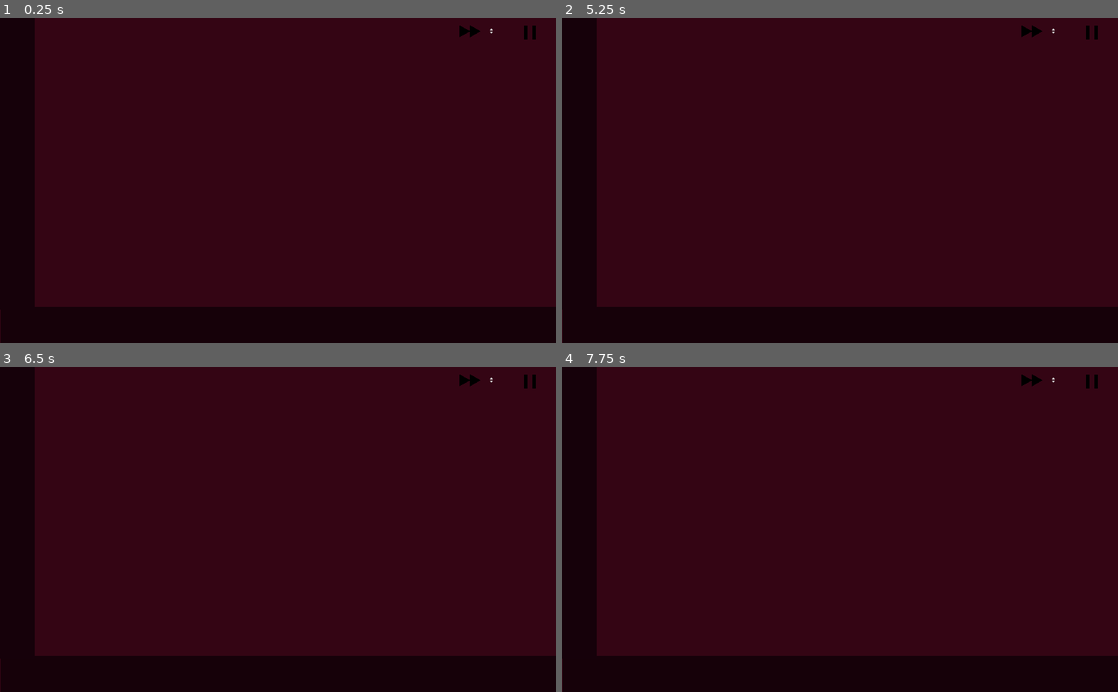
Above: before the commit, frames 1-4 (two rows, left to right).
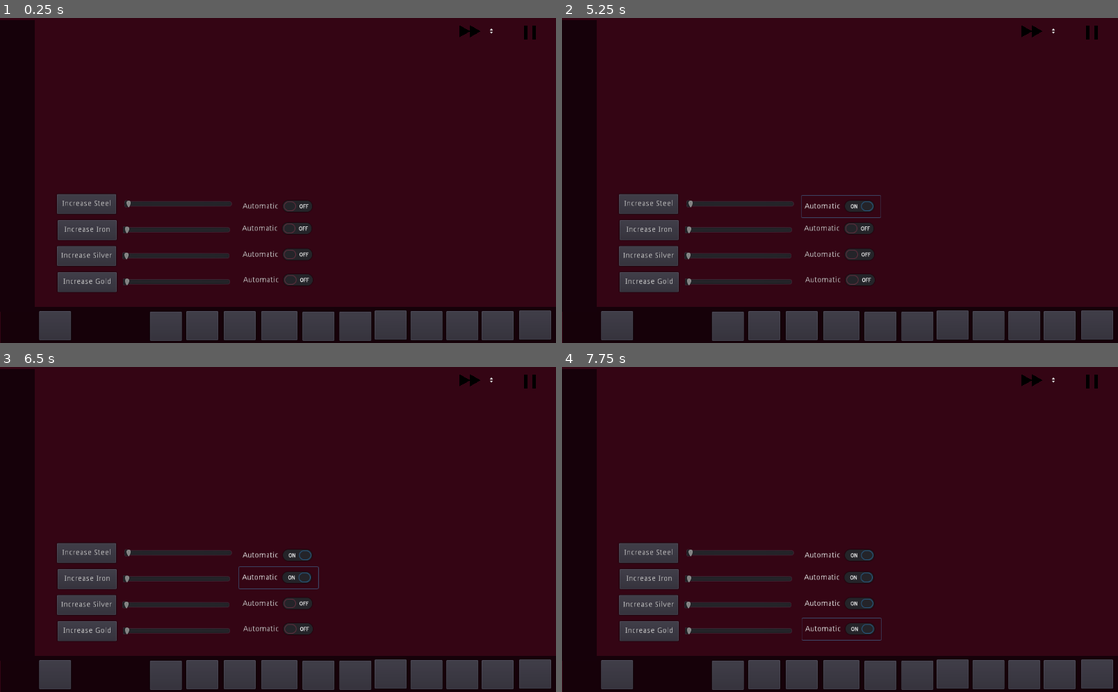
Above: after the commit, the same moments.

Repository: hardBSDk/onion_edge
Game: Godot game, scene res://Scenes/Main.tscn
Two runs of this game, one before a commit and one after it. Both use one fixed random seed, a clock stepped at 60 frames per second and the inputs below.
Inputs (mouse positions are in pixels of both pictures, inside the frame that each line leads up to):
- Up to frame 1 (0.25 s): no input
- Up to frame 2 (5.25 s): click (617, 326) at 0.52 s; click (728, 326) at 1.27 s; click (650, 281) at 2 s, where only the run after the commit has a clickable "Increase Gold"; click (650, 255) at 2.75 s, where only the run after the commit has a clickable "Increase Silver"; click (650, 229) at 3.5 s, where only the run after the commit has a clickable "Increase Iron"; click (650, 203) at 4.25 s, where only the run after the commit has a clickable "Increase Steel"; click (840, 206) at 5 s, where only the run after the commit has a clickable "Automatic"
- Up to frame 3 (6.5 s): click (278, 578) at 5.75 s, where only the run after the commit has a clickable "Automatic"
- Up to frame 4 (7.75 s): click (840, 604) at 6.5 s, where only the run after the commit has a clickable "Automatic"; click (840, 630) at 7.25 s, where only the run after the commit has a clickable "Automatic"

The runs differ from the first frame. In frame 1, 11% of the frame differs, in the area x 0-100%, y 0-100%; in frame 2, 11%; in frame 3, 11%; in frame 4, 11%.

Commit message:
Update Main.tscn
Game UI tabs, options, buttons (WIP)

Diff:
--- a/Scenes/Main.tscn
+++ b/Scenes/Main.tscn
@@ -22,8 +22,9 @@
 color = Color( 0.0901961, 0.00784314, 0.0392157, 1 )
 
 [node name="ColorRect3" type="ColorRect" parent="UI"]
+margin_top = 4.0
 margin_right = 64.0
-margin_bottom = 538.0
+margin_bottom = 542.0
 color = Color( 0.0901961, 0.00784314, 0.0431373, 1 )
 
 [node name="Pause" type="Button" parent="UI"]
@@ -47,3 +48,408 @@
 align = 1
 icon_align = 1
 expand_icon = true
+
+[node name="WorldTab" type="Button" parent="UI"]
+visible = false
+margin_left = 5.0
+margin_top = 538.0
+margin_right = 60.0
+margin_bottom = 593.0
+
+[node name="NationsList" type="ItemList" parent="UI/WorldTab"]
+margin_left = 74.0
+margin_top = -478.0
+margin_right = 528.0
+margin_bottom = -27.0
+
+[node name="NationDetails" type="Panel" parent="UI/WorldTab"]
+margin_left = 542.0
+margin_top = -479.0
+margin_right = 998.0
+margin_bottom = -29.0
+
+[node name="PlayerOverviewTab" type="Button" parent="UI"]
+margin_left = 72.0
+margin_top = 541.0
+margin_right = 131.0
+margin_bottom = 595.0
+
+[node name="PolicyTab" type="Button" parent="UI"]
+visible = false
+margin_left = 139.0
+margin_top = 541.0
+margin_right = 198.0
+margin_bottom = 595.0
+
+[node name="TaxesQuantity" type="HSlider" parent="UI/PolicyTab"]
+margin_left = 64.0
+margin_top = -295.0
+margin_right = 281.0
+margin_bottom = -261.0
+
+[node name="ArmyQuantity" type="HSlider" parent="UI/PolicyTab"]
+margin_left = 67.0
+margin_top = -245.0
+margin_right = 276.0
+margin_bottom = -211.0
+
+[node name="ArmyFoodQuantity" type="HSlider" parent="UI/PolicyTab"]
+margin_left = 66.0
+margin_top = -111.0
+margin_right = 268.0
+margin_bottom = -77.0
+
+[node name="DebtMinimum" type="HSlider" parent="UI/PolicyTab"]
+margin_left = 65.0
+margin_top = -157.0
+margin_right = 272.0
+margin_bottom = -123.0
+
+[node name="NewMoneyQuantity" type="HSlider" parent="UI/PolicyTab"]
+margin_left = 70.0
+margin_top = -204.0
+margin_right = 273.0
+margin_bottom = -170.0
+
+[node name="VehiclesQuantity" type="HSlider" parent="UI/PolicyTab"]
+margin_left = 69.0
+margin_top = -67.0
+margin_right = 266.0
+margin_bottom = -33.0
+
+[node name="KillPeopleQuantity" type="HSlider" parent="UI/PolicyTab"]
+margin_left = 557.0
+margin_top = -72.0
+margin_right = 750.0
+margin_bottom = -38.0
+
+[node name="CutFoodWaterQuantity" type="HSlider" parent="UI/PolicyTab"]
+margin_left = 556.0
+margin_top = -114.0
+margin_right = 749.0
+margin_bottom = -80.0
+
+[node name="IncreaseTaxes" type="Button" parent="UI/PolicyTab"]
+margin_left = -48.0
+margin_top = -298.0
+margin_right = 55.0
+margin_bottom = -262.0
+text = "+Taxes"
+
+[node name="IncreaseSoldiers" type="Button" parent="UI/PolicyTab"]
+margin_left = -49.0
+margin_top = -249.0
+margin_right = 54.0
+margin_bottom = -213.0
+text = "+Soldiers"
+
+[node name="IncreaseMoney" type="Button" parent="UI/PolicyTab"]
+margin_left = -50.0
+margin_top = -203.0
+margin_right = 53.0
+margin_bottom = -167.0
+text = "+Money"
+
+[node name="PayDebt" type="Button" parent="UI/PolicyTab"]
+margin_left = -54.0
+margin_top = -158.0
+margin_right = 49.0
+margin_bottom = -122.0
+text = "Pay Debt"
+
+[node name="IncreaseArmyFood" type="Button" parent="UI/PolicyTab"]
+margin_left = -54.0
+margin_top = -111.0
+margin_right = 56.0
+margin_bottom = -75.0
+text = "+Food for Army"
+
+[node name="BuyArmyVehicles" type="Button" parent="UI/PolicyTab"]
+margin_left = -55.0
+margin_top = -64.0
+margin_right = 57.0
+margin_bottom = -28.0
+text = "+Army Vehicles"
+
+[node name="KillPeople" type="Button" parent="UI/PolicyTab"]
+margin_left = 435.0
+margin_top = -71.0
+margin_right = 547.0
+margin_bottom = -35.0
+text = "Kill People"
+
+[node name="CutFoodWater" type="Button" parent="UI/PolicyTab"]
+margin_left = 433.0
+margin_top = -115.0
+margin_right = 545.0
+margin_bottom = -79.0
+text = "Cut Food/Water"
+
+[node name="AutomaticTaxes" type="CheckButton" parent="UI/PolicyTab"]
+margin_left = 291.0
+margin_top = -298.0
+margin_right = 437.0
+margin_bottom = -258.0
+text = "Automatic"
+
+[node name="AutomaticSoldiers" type="CheckButton" parent="UI/PolicyTab"]
+margin_left = 291.0
+margin_top = -251.0
+margin_right = 437.0
+margin_bottom = -211.0
+text = "Automatic"
+
+[node name="AutomaticMoney" type="CheckButton" parent="UI/PolicyTab"]
+margin_left = 284.0
+margin_top = -205.0
+margin_right = 430.0
+margin_bottom = -165.0
+text = "Automatic"
+
+[node name="AutomaticDebt" type="CheckButton" parent="UI/PolicyTab"]
+margin_left = 286.0
+margin_top = -159.0
+margin_right = 432.0
+margin_bottom = -119.0
+text = "Automatic"
+
+[node name="AutomaticArmyFood" type="CheckButton" parent="UI/PolicyTab"]
+margin_left = 287.0
+margin_top = -116.0
+margin_right = 433.0
+margin_bottom = -76.0
+text = "Automatic"
+
+[node name="AutomaticArmyVehicles" type="CheckButton" parent="UI/PolicyTab"]
+margin_left = 286.0
+margin_top = -77.0
+margin_right = 432.0
+margin_bottom = -37.0
+text = "Automatic"
+
+[node name="AutomaticKillPeople" type="CheckButton" parent="UI/PolicyTab"]
+margin_left = 748.0
+margin_top = -77.0
+margin_right = 894.0
+margin_bottom = -37.0
+text = "Automatic"
+
+[node name="AutomaticCutFoodWater" type="CheckButton" parent="UI/PolicyTab"]
+margin_left = 746.0
+margin_top = -117.0
+margin_right = 892.0
+margin_bottom = -77.0
+text = "Automatic"
+
+[node name="FarmTab" type="Button" parent="UI"]
+visible = false
+margin_left = 207.0
+margin_top = 541.0
+margin_right = 266.0
+margin_bottom = 595.0
+
+[node name="BuyLands" type="Button" parent="UI/FarmTab"]
+margin_left = -116.0
+margin_top = -233.0
+margin_right = -21.0
+margin_bottom = -196.0
+text = "Buy Lands"
+
+[node name="SellLands" type="Button" parent="UI/FarmTab"]
+margin_left = -115.0
+margin_top = -183.0
+margin_right = -16.0
+margin_bottom = -148.0
+text = "Sell Lands"
+
+[node name="DestroyLands" type="Button" parent="UI/FarmTab"]
+margin_left = -112.0
+margin_top = -135.0
+margin_right = -9.0
+margin_bottom = -98.0
+text = "Destroy Lands"
+
+[node name="BuyLandsQuantity" type="HSlider" parent="UI/FarmTab"]
+margin_left = -7.0
+margin_top = -228.0
+margin_right = 207.0
+margin_bottom = -199.0
+
+[node name="SellLandsQuantity2" type="HSlider" parent="UI/FarmTab"]
+margin_left = -4.0
+margin_top = -181.0
+margin_right = 210.0
+margin_bottom = -152.0
+
+[node name="DestroyLandsQuantity3" type="HSlider" parent="UI/FarmTab"]
+margin_left = -3.0
+margin_top = -133.0
+margin_right = 211.0
+margin_bottom = -104.0
+
+[node name="AutomaticBuyLands" type="CheckButton" parent="UI/FarmTab"]
+margin_left = 229.0
+margin_top = -231.0
+margin_right = 305.0
+margin_bottom = -191.0
+text = "Automatic"
+
+[node name="AutomaticSellLands2" type="CheckButton" parent="UI/FarmTab"]
+margin_left = 228.0
+margin_top = -190.0
+margin_right = 374.0
+margin_bottom = -150.0
+text = "Automatic"
+
+[node name="AutomaticDestroyLands2" type="CheckButton" parent="UI/FarmTab"]
+margin_left = 228.0
+margin_top = -145.0
+margin_right = 374.0
+margin_bottom = -105.0
+text = "Automatic"
+
+[node name="MiningTab" type="Button" parent="UI"]
+margin_left = 276.0
+margin_top = 542.0
+margin_right = 335.0
+margin_bottom = 596.0
+
+[node name="IncreaseGold" type="Button" parent="UI/MiningTab"]
+margin_left = -170.0
+margin_top = -73.0
+margin_right = -61.0
+margin_bottom = -36.0
+text = "Increase Gold"
+
+[node name="IncreaseSilver" type="Button" parent="UI/MiningTab"]
+margin_left = -171.0
+margin_top = -121.0
+margin_right = -62.0
+margin_bottom = -84.0
+text = "Increase Silver"
+
+[node name="IncreaseIron" type="Button" parent="UI/MiningTab"]
+margin_left = -170.0
+margin_top = -169.0
+margin_right = -61.0
+margin_bottom = -132.0
+text = "Increase Iron"
+
+[node name="IncreaseSteel" type="Button" parent="UI/MiningTab"]
+margin_left = -171.0
+margin_top = -217.0
+margin_right = -62.0
+margin_bottom = -180.0
+text = "Increase Steel"
+
+[node name="IncreaseSteelQuantity" type="HSlider" parent="UI/MiningTab"]
+margin_left = -47.0
+margin_top = -215.0
+margin_right = 151.0
+margin_bottom = -183.0
+
+[node name="IncreaseIronQuantity" type="HSlider" parent="UI/MiningTab"]
+margin_left = -50.0
+margin_top = -167.0
+margin_right = 148.0
+margin_bottom = -135.0
+
+[node name="IncreaseSilverQuantity" type="HSlider" parent="UI/MiningTab"]
+margin_left = -51.0
+margin_top = -119.0
+margin_right = 147.0
+margin_bottom = -87.0
+
+[node name="IncreaseGoldQuantity" type="HSlider" parent="UI/MiningTab"]
+margin_left = -50.0
+margin_top = -71.0
+margin_right = 148.0
+margin_bottom = -39.0
+
+[node name="AutomaticIncreaseSteel" type="CheckButton" parent="UI/MiningTab"]
+margin_left = 165.0
+margin_top = -214.0
+margin_right = 311.0
+margin_bottom = -174.0
+text = "Automatic"
+
+[node name="AutomaticIncreaseIron" type="CheckButton" parent="UI/MiningTab"]
+margin_left = 164.0
+margin_top = -173.0
+margin_right = 310.0
+margin_bottom = -133.0
+text = "Automatic"
+
+[node name="AutomaticIncreaseSilver" type="CheckButton" parent="UI/MiningTab"]
+margin_left = 165.0
+margin_top = -125.0
+margin_right = 311.0
+margin_bottom = -85.0
+text = "Automatic"
+
+[node name="AutomaticIncreaseGold" type="CheckButton" parent="UI/MiningTab"]
+margin_left = 166.0
+margin_top = -78.0
+margin_right = 312.0
+margin_bottom = -38.0
+text = "Automatic"
+
+[node name="Geopolitics" type="Button" parent="UI"]
+margin_left = 343.0
+margin_top = 541.0
+margin_right = 402.0
+margin_bottom = 595.0
+
+[node name="Army" type="Button" parent="UI"]
+margin_left = 412.0
+margin_top = 541.0
+margin_right = 471.0
+margin_bottom = 595.0
+
+[node name="Goods" type="Button" parent="UI"]
+margin_left = 481.0
+margin_top = 541.0
+margin_right = 548.0
+margin_bottom = 595.0
+
+[node name="Markets" type="Button" parent="UI"]
+margin_left = 557.0
+margin_top = 542.0
+margin_right = 616.0
+margin_bottom = 596.0
+
+[node name="Upgrades" type="Button" parent="UI"]
+margin_left = 625.0
+margin_top = 542.0
+margin_right = 684.0
+margin_bottom = 596.0
+
+[node name="Loans" type="Button" parent="UI"]
+margin_left = 690.0
+margin_top = 540.0
+margin_right = 749.0
+margin_bottom = 594.0
+
+[node name="Debt" type="Button" parent="UI"]
+margin_left = 756.0
+margin_top = 541.0
+margin_right = 815.0
+margin_bottom = 595.0
+
+[node name="Expenses" type="Button" parent="UI"]
+margin_left = 822.0
+margin_top = 541.0
+margin_right = 881.0
+margin_bottom = 595.0
+
+[node name="Alliances" type="Button" parent="UI"]
+margin_left = 887.0
+margin_top = 541.0
+margin_right = 946.0
+margin_bottom = 595.0
+
+[node name="News" type="Button" parent="UI"]
+margin_left = 956.0
+margin_top = 540.0
+margin_right = 1015.0
+margin_bottom = 594.0
